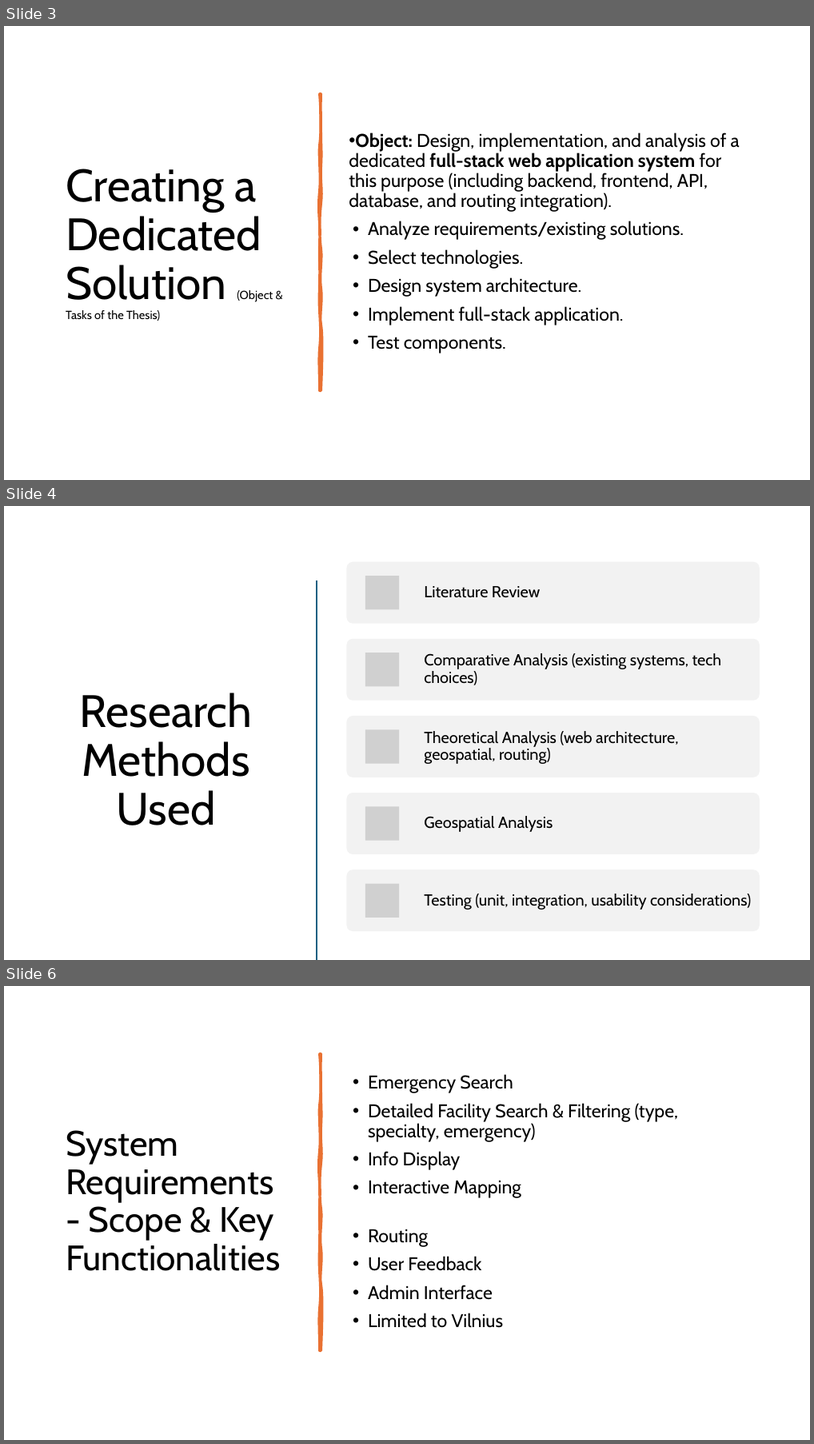
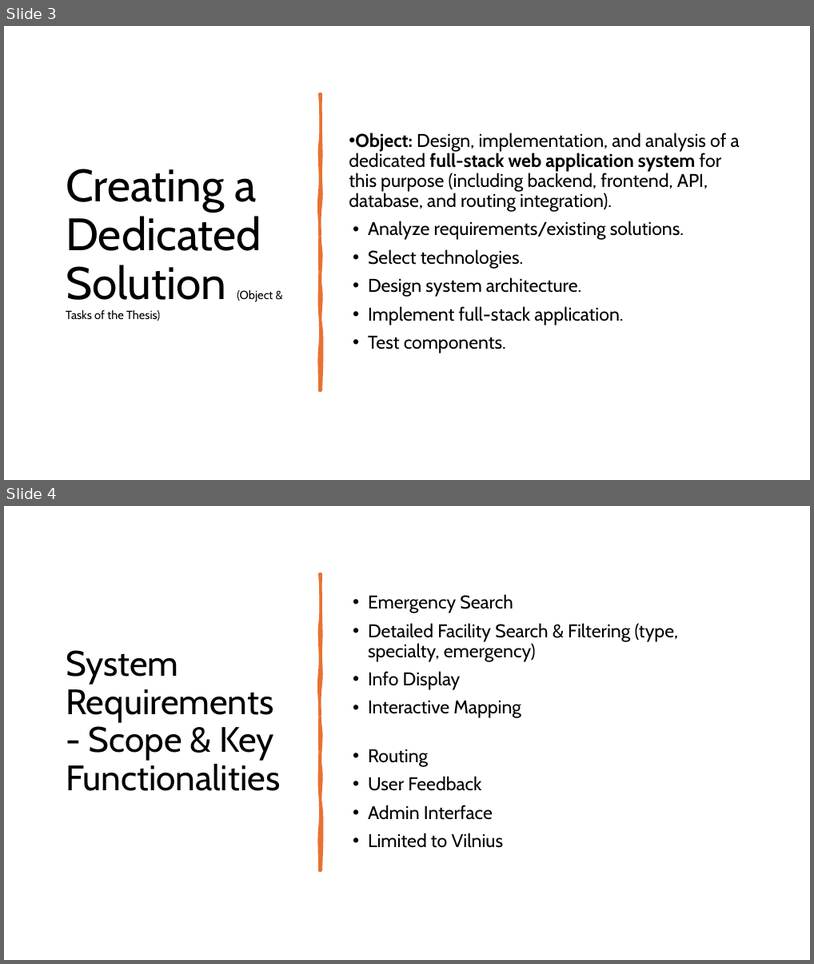
Before and after one commit to ufuksaylan/tez, a slide deck: PresentationFinal.pptx. Shown one above the other, each under a label of ours: slides 3, 4 and 6 before the commit, slides 3 and 4 after it; the slides between them are not shown. The pictures are 814x1444 and 814x964 pixels, drawn with LibreOffice and Linux fonts; fonts in the diff are those of the drawing; grey boxes stand for pictures. Boxes give left, top, right and bottom in pixels: in the first picture for what was removed or moved away, otherwise in the second. Text is boxed around its words. In the diff, an @@ line names an element or a change of style, - is before the commit and + after.

```diff
--- a/PresentationFinal.pptx
+++ b/PresentationFinal.pptx
@@ slide 4 removed at bbox=[4, 506, 810, 960], background #FFFFFF @@
@@ line removed from (317, 581) to (317, 959) @@
@@ title removed at bbox=[80, 692, 253, 825] @@
-Research Methods Used
@@ group removed at bbox=[347, 562, 760, 932]: 5 rounded rectangles, 5 pictures, 5 texts @@
-Literature Review
-Comparative Analysis (existing systems, tech choices)
-Theoretical Analysis (web architecture, geospatial, routing)
-Geospatial Analysis
-Testing (unit, integration, usability considerations)
@@ what was slide 6 is now slide 4 @@
```
Also in this commit, not shown: 3 slides changed, 1 slide added, 2 other slides removed.
